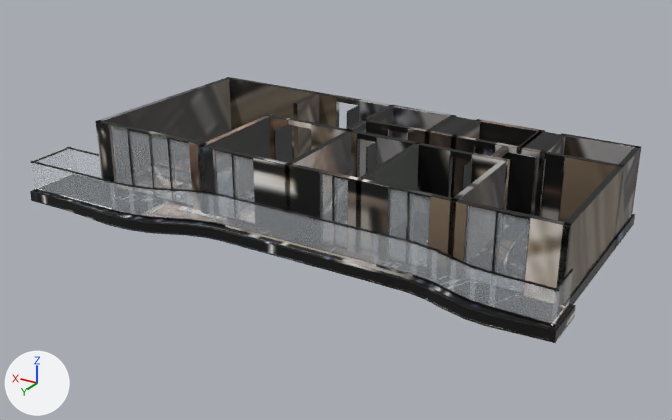
Two versions of the glTF model akasya-3d/kent-51/model.glb, one commit apart.
Both versions are drawn from a 50 mm lens placed at (-14.73, 23.96, 11.8), pointed at (-0.51, 0.27, -0.05). Arrows for +X, +Y and +Z are at lower left; the lights stay in place. The first picture is the older version. Where no turn or scale is listed for an object, it has been applied to the vertices. Vertices at exactly the same position are counted once.
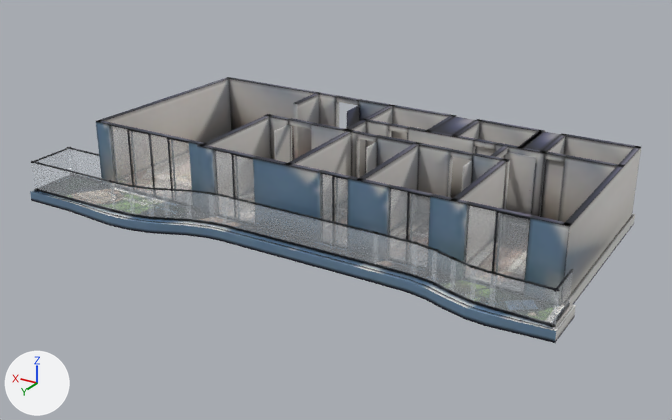
Location of each change, [x1, y1, x2, y2] in pixels of the pictures (672 x 420 px):
'Mesh_0', surface changed (lighter): [30, 77, 641, 343] in both
part 1 of me_mesh_0, reshaped (mostly hidden): before [32, 147, 96, 162]; after [32, 116, 641, 339]
part 2 of me_mesh_0, surface changed (lighter): [30, 77, 640, 343] in both

What changed in the scene script:
```text
Change mat_baked:
    where n3 = _N.new('ShaderNodeMapping'); n3.name = 'Mapping'
    n3.inputs[1].default_value: (0.00132, -14.84, 0.0) -> (0.00105, -14.97, 0.0)  # 'Location'
    n3.inputs[3].default_value: (15.96, 15.83, 1.0) -> (15.9, 15.97, 1.0)  # 'Scale'
Change me_mesh_0:
    used by ob_mesh_0; location = (-9.12, 4.43, -0.36)
    remove me_mesh_0.from_pydata(...)  # 3042 vertices, 5378 faces; spans x 0.0..18.2, y -8.7..0.0, z 0.0..2.6
    add me_mesh_0.from_pydata(...)  # 3784 vertices, 6958 faces; spans x 0.0..18.2, y -8.7..0.0, z 0.0..2.6
    me_mesh_0 part 1: 16 vertices moved within x 3.4..18.1, y -6.5..-1.0, z 0.0..1.4; 4 vertices removed from x 18.2, y -2.0, z 0.4..1.4; 746 vertices added at x 0.2..18.1, y -8.6..-1.6, z 0.0..2.6
    me_mesh_0 part 2: 4040 kept faces spanning x 0.0..18.2, y -8.7..0.0, z 0.0..2.6 get new texture (UV) coordinates
```
